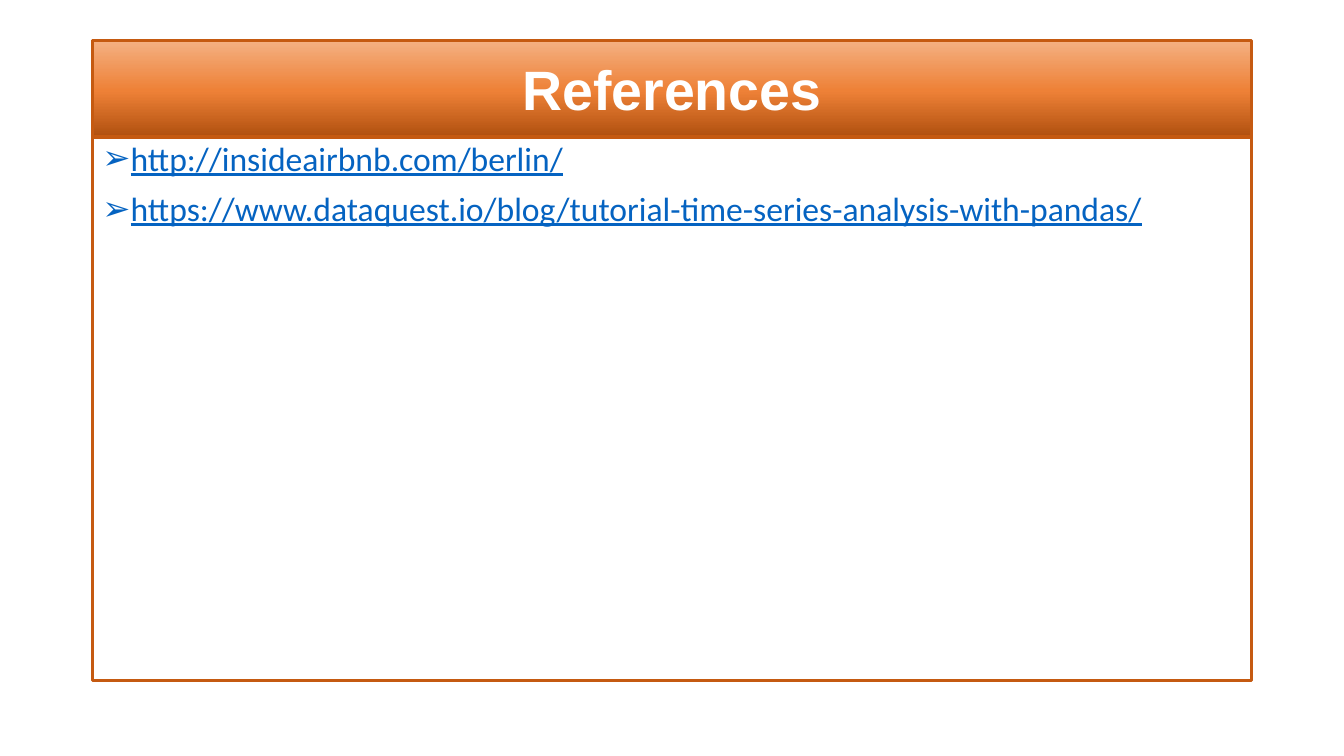
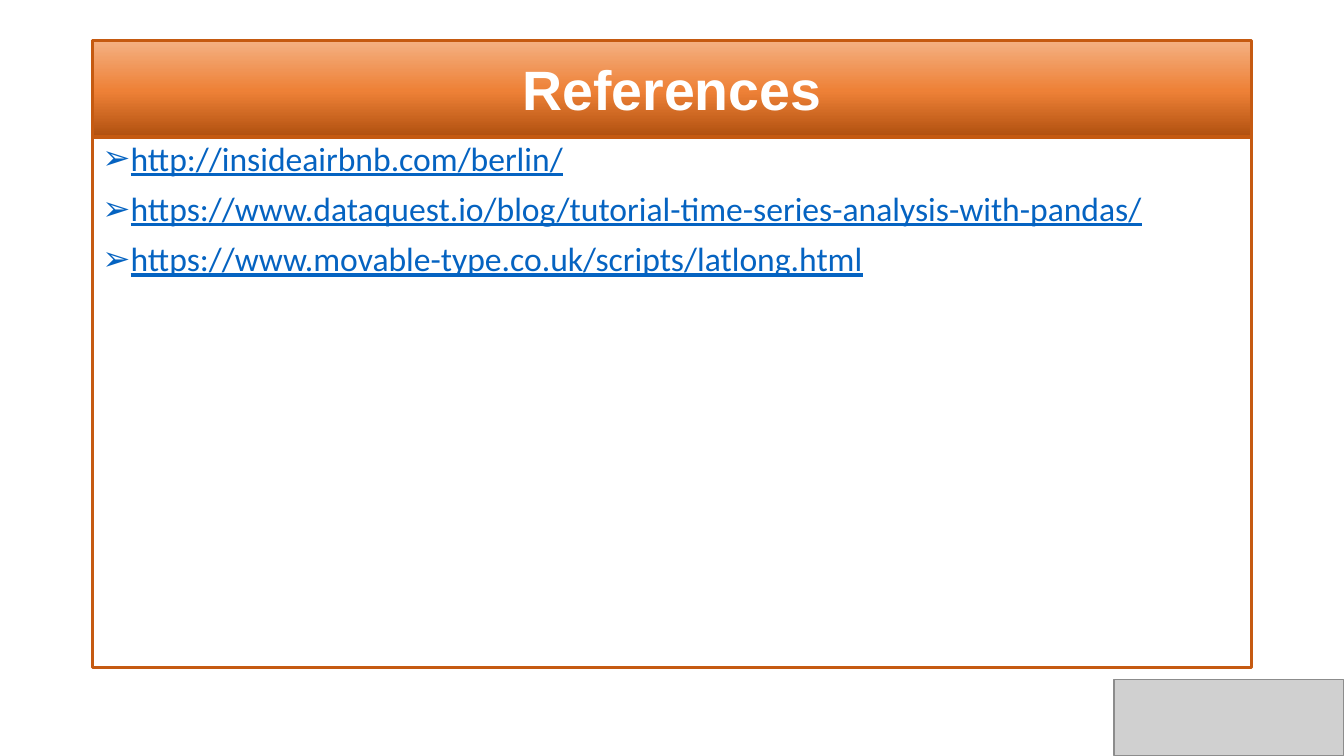
Before and after one commit to SaranyaPandiaraj/Futuristic-Airbnb, a slide deck: slide 23 of Futuristic_Airbnb.pptx (slide 21 before the commit). Drawn at 1344x756 pixels with LibreOffice and Linux fonts; fonts in the diff are those of the drawing; grey boxes stand for pictures. Boxes give left, top, right and bottom in pixels: in the first picture for what was removed or moved away, otherwise in the second. Text is boxed around its words. In the diff, an @@ line names an element or a change of style, - is before the commit and + after.

```diff
--- a/Futuristic_Airbnb.pptx
+++ b/Futuristic_Airbnb.pptx
@@ text "http://insideairbnb.com/berlin/" resized from (x1=93, y1=137, x2=1252, y2=682) to (x1=93, y1=137, x2=1252, y2=668) @@
@@ text at (x1=131, y1=247, x2=863, y2=277): paragraph added @@
+➢ https://www.movable-type.co.uk/scripts/latlong.html
@@ picture added at (x1=1114, y1=680, x2=1344, y2=756) @@
```
Also in this commit, not shown: 4 other slides changed, 11 slides added, 9 slides removed.
